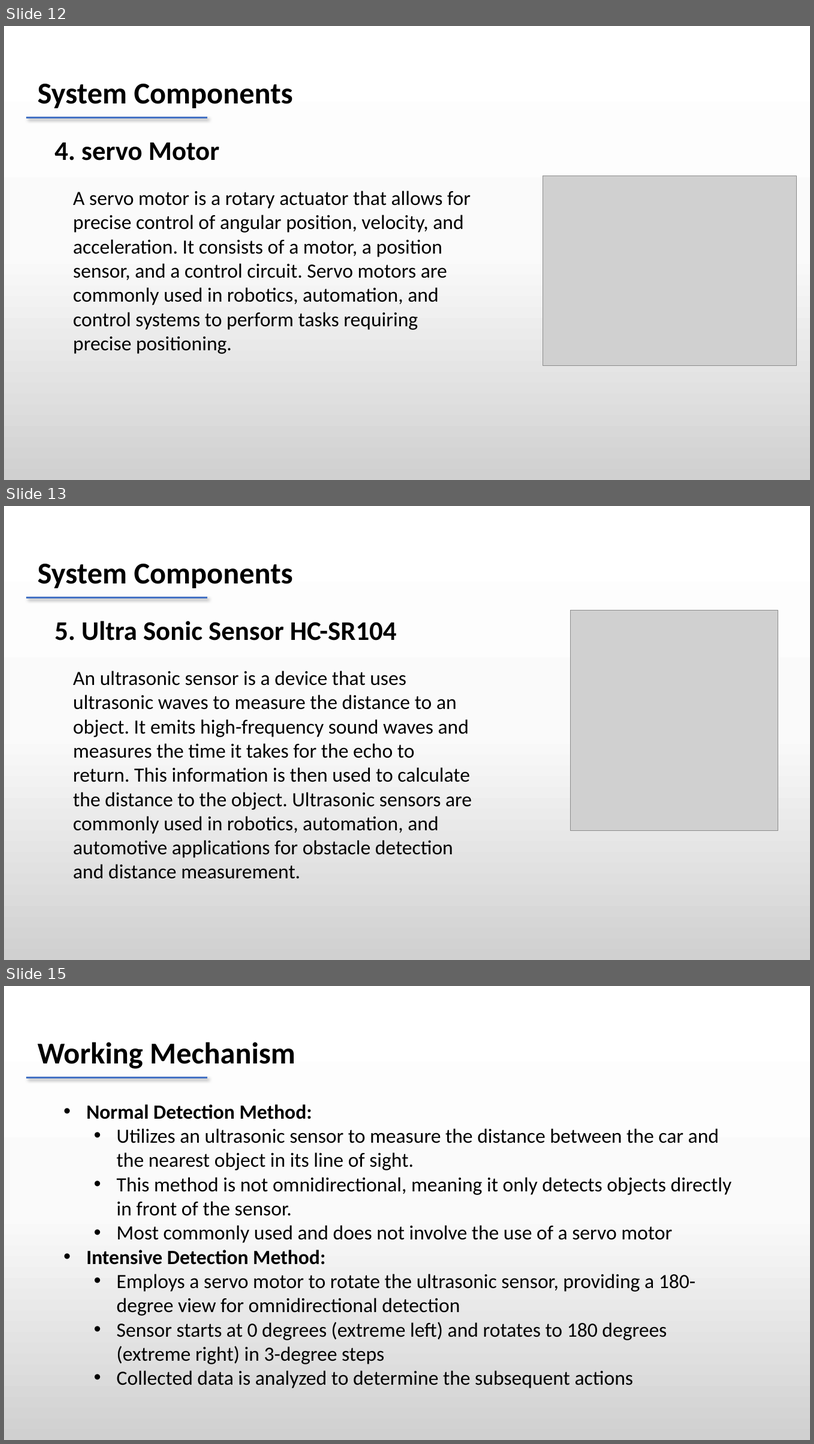
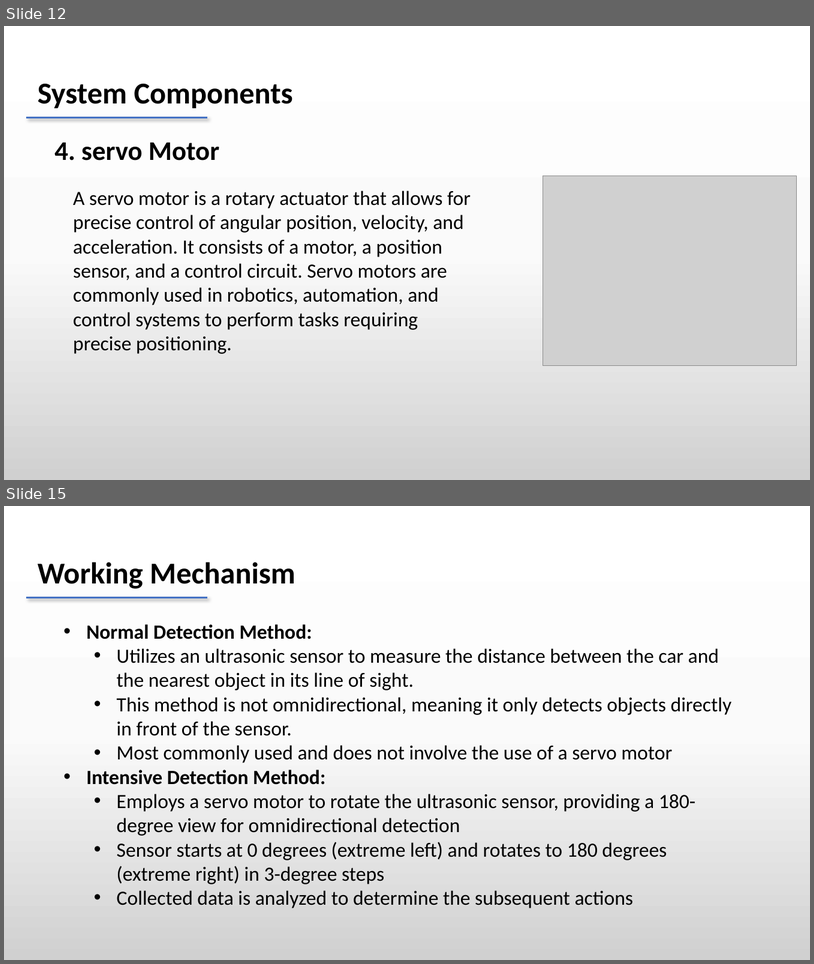
Before and after one commit to dheeraj78/project-4-2, a slide deck: Batch 8 .pptx. Shown one above the other, each under a label of ours: slides 12, 13 and 15 before the commit, slides 12 and 15 after it; the slides between them are not shown. The pictures are 814x1444 and 814x964 pixels, drawn with LibreOffice and Linux fonts; fonts in the diff are those of the drawing; grey boxes stand for pictures. Boxes give left, top, right and bottom in pixels: in the first picture for what was removed or moved away, otherwise in the second. Text is boxed around its words. In the diff, an @@ line names an element or a change of style, - is before the commit and + after.

```diff
--- a/Batch 8 .pptx
+++ b/Batch 8 .pptx
@@ slide 13 removed at [4, 506, 810, 960], background gradient #FFFFFF to #FBFBFB to #D1D1D1 @@
@@ text removed at [38, 564, 293, 588] @@
-System Components
@@ line removed from (26, 597) to (208, 597) @@
@@ picture removed at [571, 610, 779, 831] @@
@@ text removed at [54, 621, 397, 640] @@
-5. Ultra Sonic Sensor HC-SR104
@@ text removed at [73, 670, 472, 879] @@
-An ultrasonic sensor is a device that uses ultrasonic waves to measure the distance to an object. It emits high-frequency sound waves and measures the time it takes for the echo to return. This information is then used to calculate the distance to the object. Ultrasonic sensors are commonly used in robotics, automation, and automotive applications for obstacle detection and distance measurement.
```
Also in this commit, not shown: 2 slides changed, 4 slides added, 1 other slide removed.
